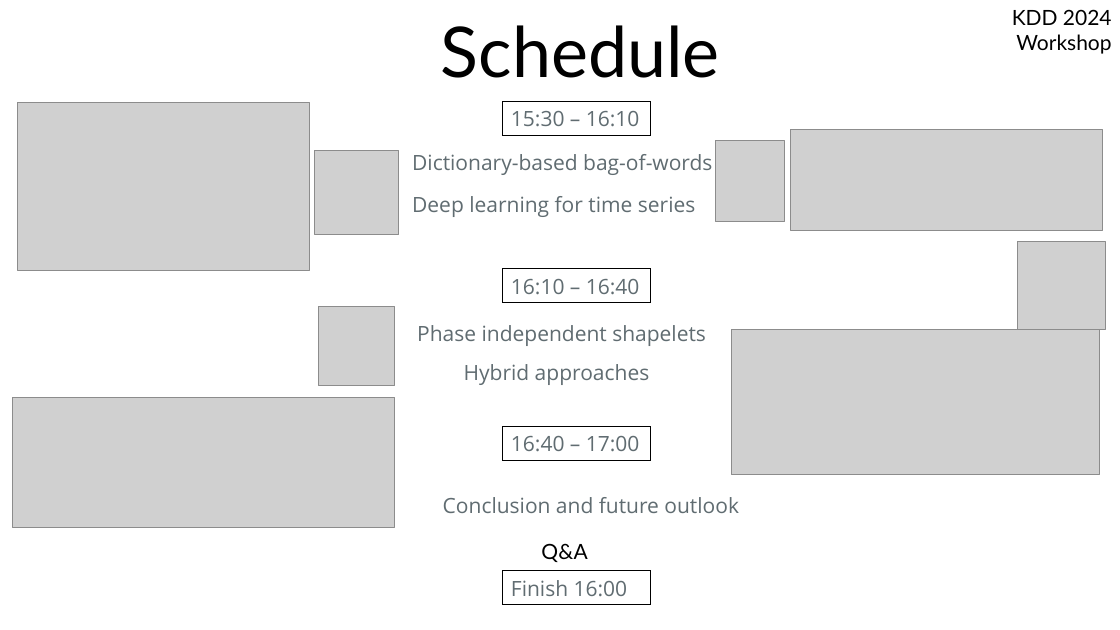
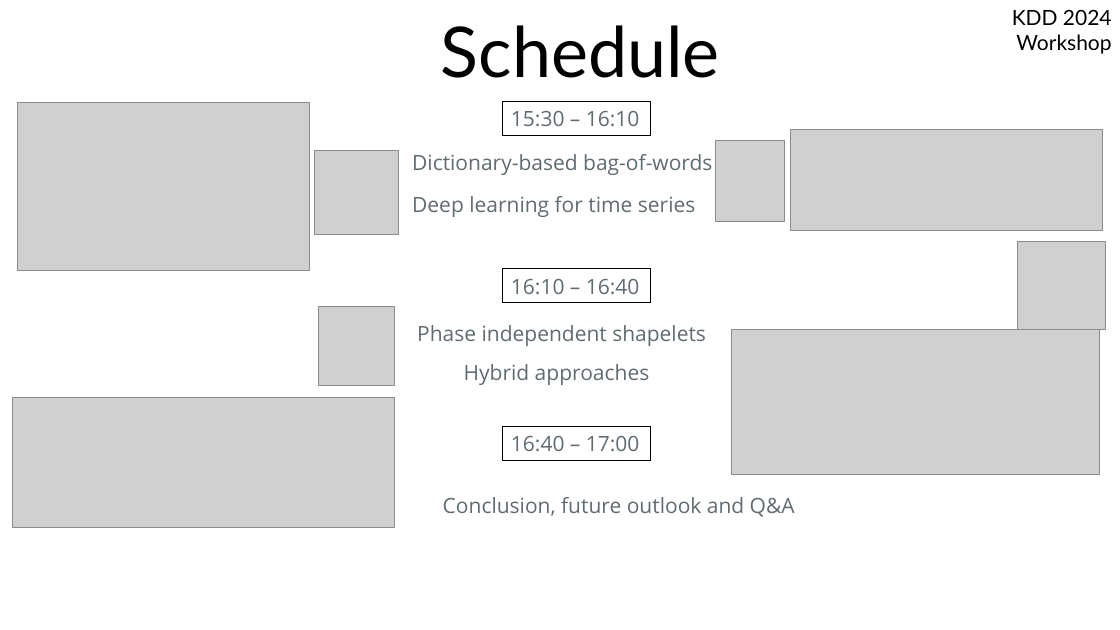
Before and after one commit to aeon-toolkit/aeon-tutorials, a slide deck: slide 12 of KDD-2024/Slides/part1_Introduction.pptx. Drawn at 1120x630 pixels with LibreOffice and Linux fonts; fonts in the diff are those of the drawing; grey boxes stand for pictures. Boxes give left, top, right and bottom in pixels: in the first picture for what was removed or moved away, otherwise in the second. Text is boxed around its words. In the diff, an @@ line names an element or a change of style, - is before the commit and + after.

```diff
--- a/KDD-2024/Slides/part1_Introduction.pptx
+++ b/KDD-2024/Slides/part1_Introduction.pptx
@@ text at <box>443,497,795,517</box>: text changed @@
-Conclusion and future outlook
+Conclusion, future outlook and Q&A
@@ text removed at <box>541,543,587,562</box> @@
-Q&A
@@ rectangle removed at <box>502,571,649,605</box> @@
-Finish 16:00
```
Also in this commit, not shown: 3 other slides changed, 4 other files.
